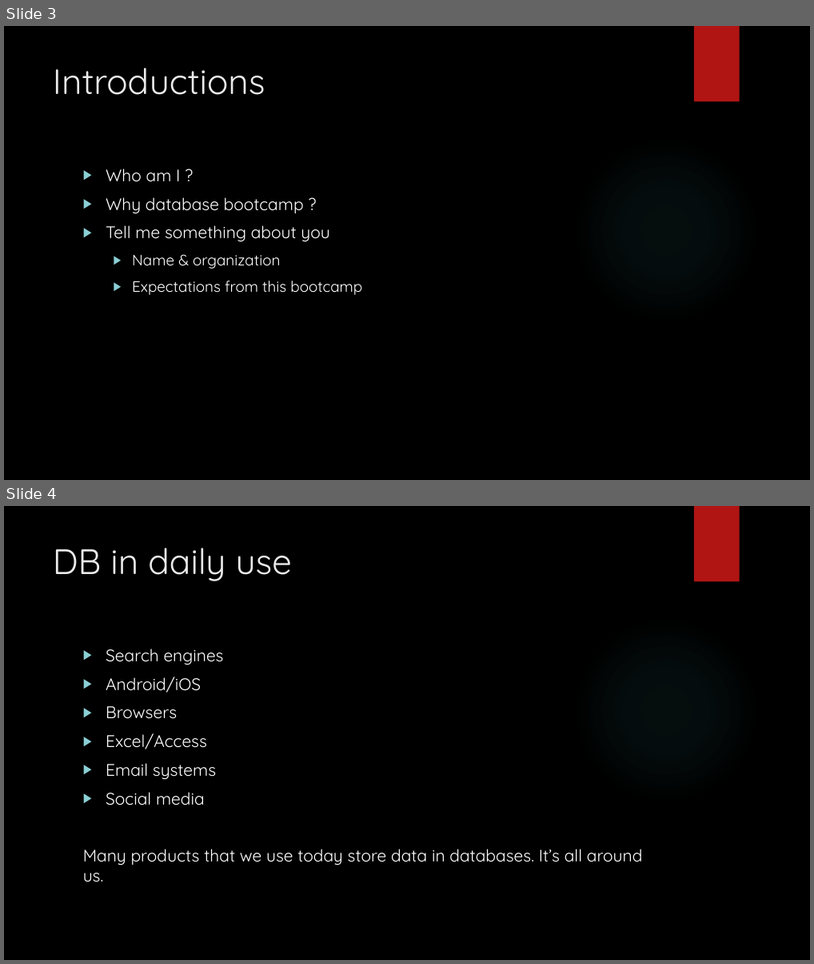
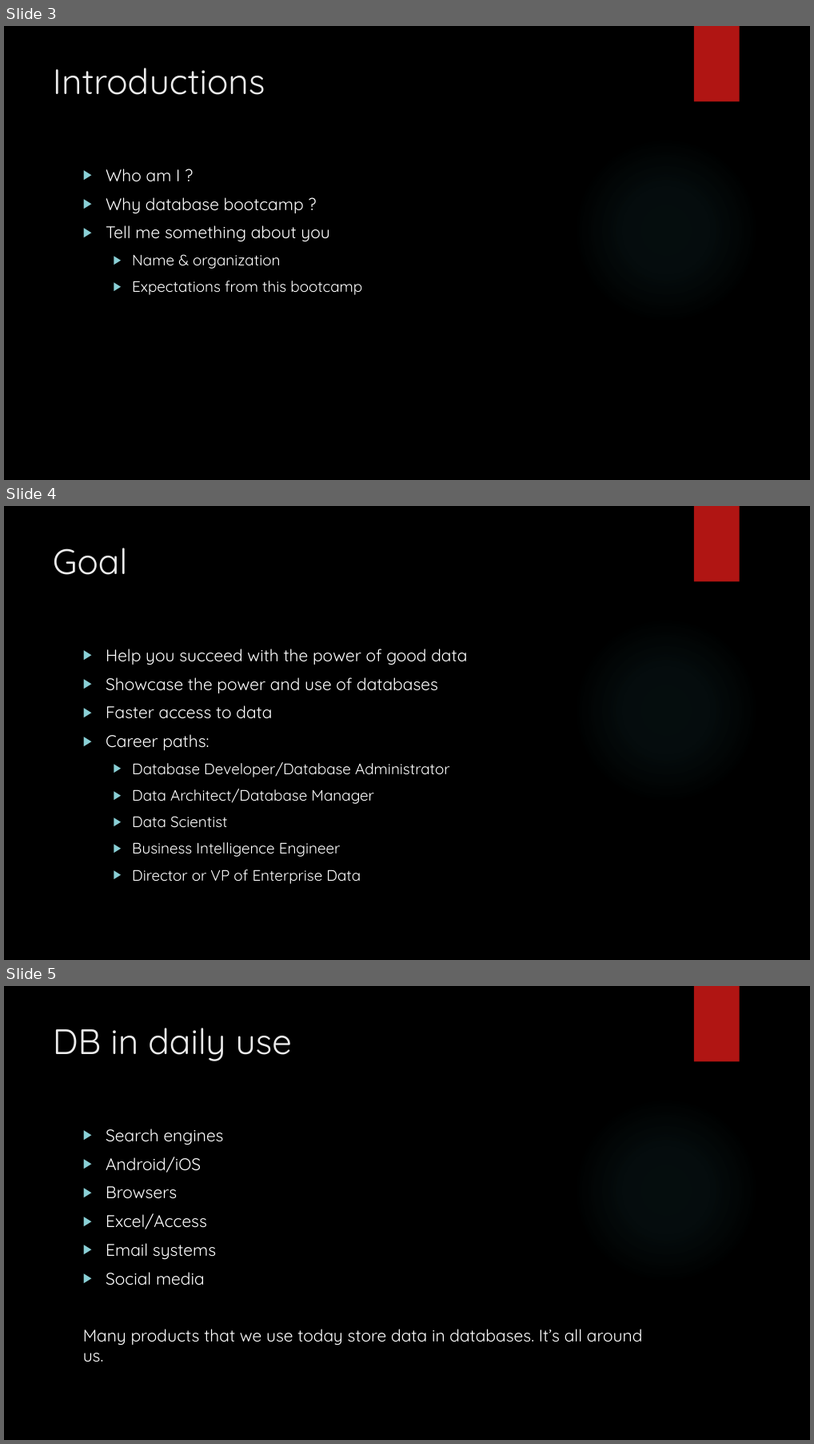
Before and after one commit to zedfoxus/database-bootcamp, a slide deck: Presentation/Database-Bootcamp-Presentation.pptx. Shown one above the other, each under a label of ours: slides 3 and 4 before the commit, slides 3, 4 and 5 after it. The pictures are 814x964 and 814x1444 pixels, drawn with LibreOffice and Linux fonts; fonts in the diff are those of the drawing; background and template pictures are left out. Boxes give left, top, right and bottom in pixels: in the first picture for what was removed or moved away, otherwise in the second. Text is boxed around its words. In the diff, an @@ line names an element or a change of style, - is before the commit and + after.

```diff
--- a/Presentation/Database-Bootcamp-Presentation.pptx
+++ b/Presentation/Database-Bootcamp-Presentation.pptx
@@ slide 4 added at [4,506,810,960], background picture (left out); not listed: 2 template elements that a slide beside it also shows @@
@@ title added at [53,548,128,575], 42 pt, text #EBEBEB @@
+Goal
@@ text added at [106,648,467,884], 18 pt, text #FFFFFF @@
+▶ Help you succeed with the power of good data
+▶ Showcase the power and use of databases
+▶ Faster access to data
+▶ Career paths:
+  ▶ Database Developer/Database Administrator
+  ▶ Data Architect/Database Manager
+  ▶ Data Scientist
+  ▶ Business Intelligence Engineer
+  ▶ Director or VP of Enterprise Data
@@ what was slide 4 is now slide 5 @@
```
Also in this commit, not shown: 1 slide changed, 7 other slides added.
